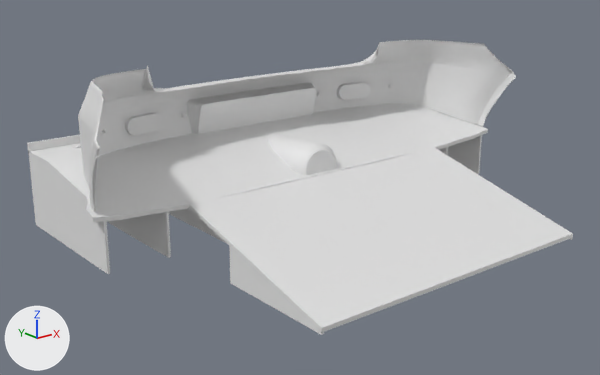
A saved change to the glTF model public/parts/wendtStrom_rearBumper_trackWild.glb.
Both versions are drawn from a 50 mm lens placed at (-1.727, -0.413, 1.11), pointed at (-0.1, 1.62, 0.296). Every picture has the same lights, and +X, +Y and +Z are marked at lower left. The picture after the commit comes second. Where no turn or scale is listed for an object, it has been applied to the vertices.

Names of what the first picture shows: 'rearBumper_trackWild'.
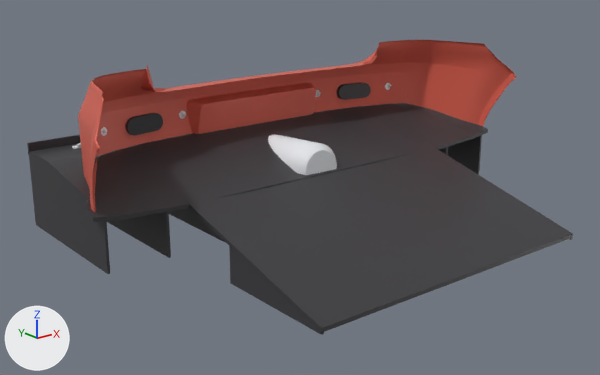
Boxes [x1, y1, x2, y2] around the edits, measured in the pictures (600 x 375 px):
'rearBumper_trackWild', recoloured (darker)
    both: [27, 40, 573, 335]

The change, as a list of edits to the scene's bpy script:
```text
Change mat_paint:
    mat_paint.base_color: (0.8, 0.8, 0.8) -> (0.7, 0.12, 0.08)  # white #e7e7e7 -> red #da6150
Change mat_black:
    mat_black.base_color: (0.8, 0.8, 0.8) -> (0.04, 0.04, 0.045)  # white #e7e7e7 -> dark grey #38383c
```
